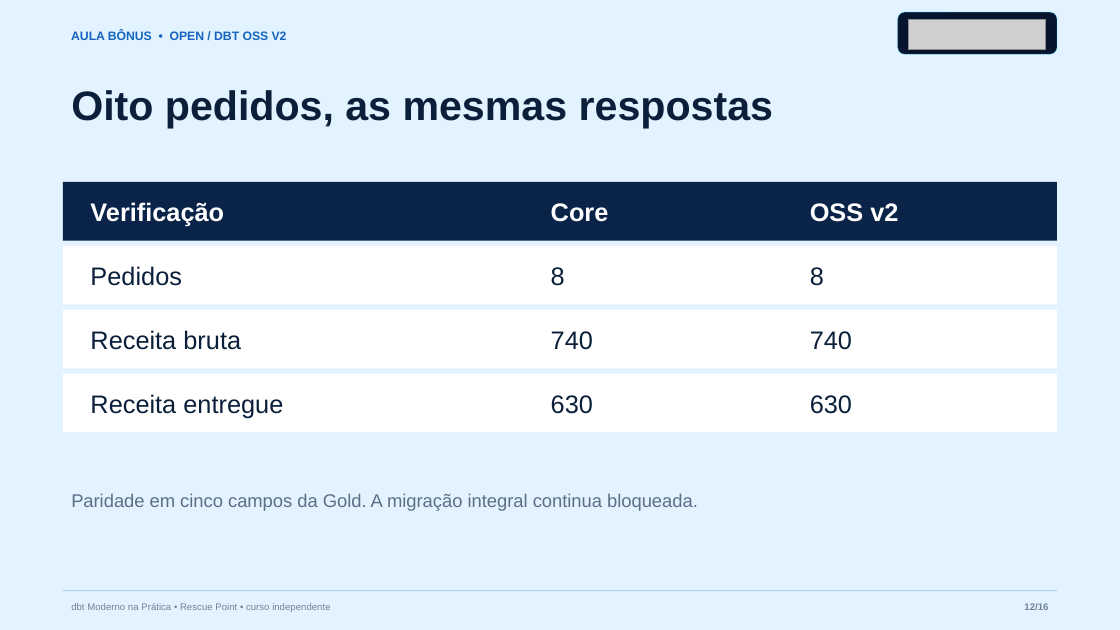
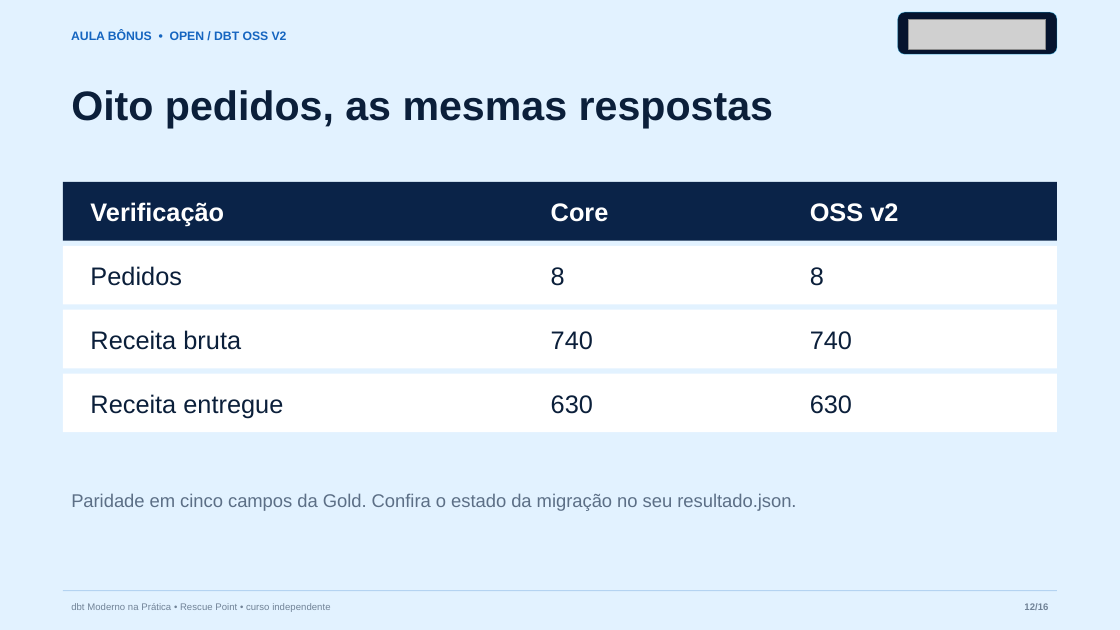
Before and after one commit to AnselmoBorges/dbt-moderno-na-pratica, a slide deck: slide 12 of assets/decks/bonus-migracao-v2.pptx. Drawn at 1120x630 pixels with LibreOffice and Linux fonts; fonts in the diff are those of the drawing; grey boxes stand for pictures. Boxes give left, top, right and bottom in pixels: in the first picture for what was removed or moved away, otherwise in the second. Text is boxed around its words. In the diff, an @@ line names an element or a change of style, - is before the commit and + after.

```diff
--- a/assets/decks/bonus-migracao-v2.pptx
+++ b/assets/decks/bonus-migracao-v2.pptx
@@ text at (x1=71, y1=493, x2=796, y2=511): text changed @@
-Paridade em cinco campos da Gold. A migração integral continua bloqueada.
+Paridade em cinco campos da Gold. Confira o estado da migração no seu resultado.json.
```
Also in this commit, not shown: 4 other slides changed, 6 other files.
